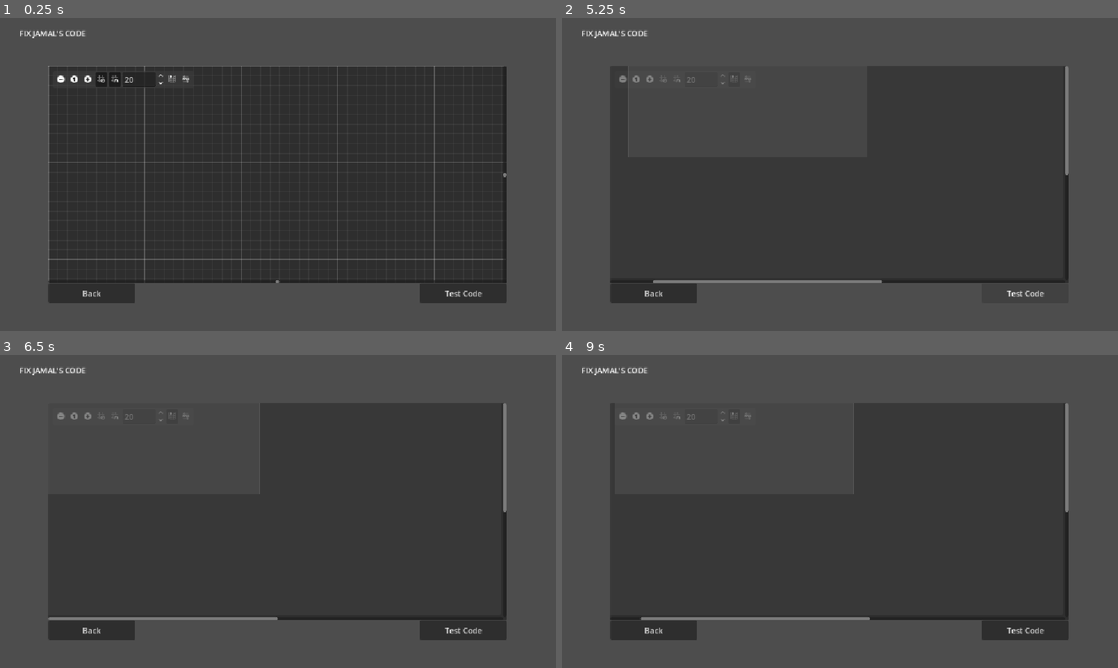
Above: before the commit, frames 1-4 (two rows, left to right).
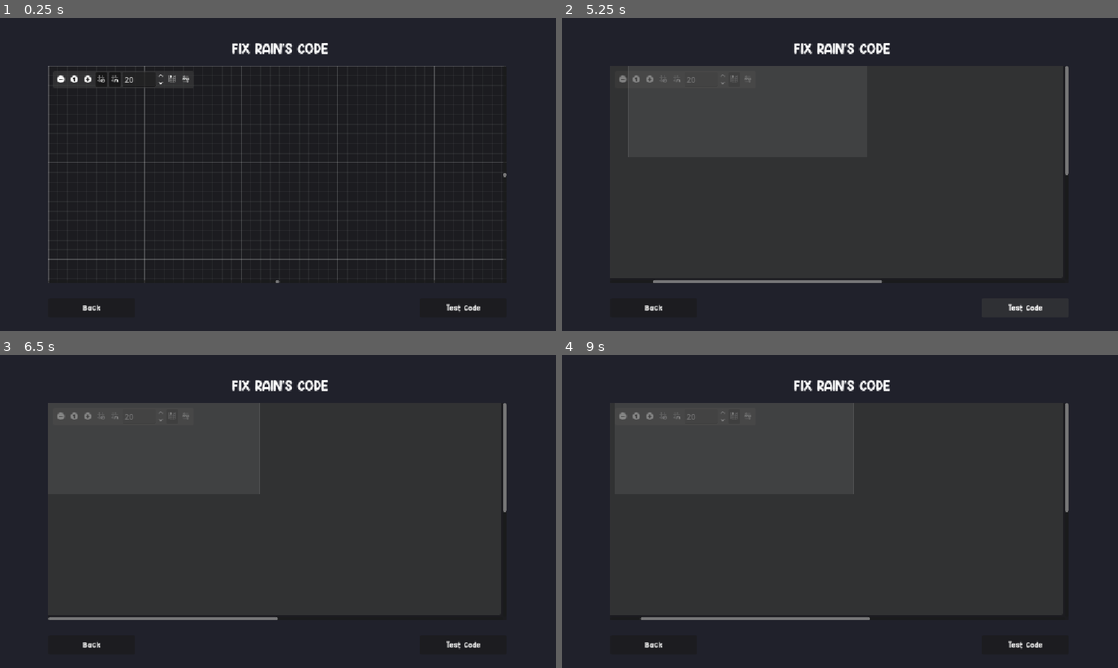
Above: after the commit, the same moments.

Repository: aadhyap/soloDev
Game: Godot game, scene res://minigames/programming_minigame.tscn
Same seed, same stepped clock (60 frames per second), same inputs: the game is played once before the commit and once after it. This scene is started directly instead of the project's main scene. Sound files missing from this copy of the repository are replaced by a short silence.
Inputs (mouse positions are in pixels of both pictures, inside the frame that each line leads up to):
- Up to frame 1 (0.25 s): no input
- Up to frame 2 (5.25 s): click (623, 80) at 0.5 s; click (650, 80) at 1.25 s; click (662, 80) at 2 s; click (678, 80) at 2.75 s; click (734, 80) at 3.5 s; click (745, 80) at 4.25 s; click "Test Code" at 5 s
- Up to frame 3 (6.5 s): click (61, 417) at 5.75 s
- Up to frame 4 (9 s): click (650, 417) at 6.5 s; click (662, 417) at 7.25 s; click (678, 417) at 8 s; click (734, 417) at 8.75 s

The runs differ from the first frame. In frame 1, 41% of the frame differs, in the area x 0-100%, y 0-100%; in frame 2, 42%; in frame 3, 41%; in frame 4, 41%.
Error in both runs: Invalid access to property or key 'nodes' on a base object of type 'Nil'. (res://minigames/programming_mini_game/programming_minigame.gd:160)

Commit message:
programming ui

Diff:
--- a/gameTasks/writing1.tres
+++ b/gameTasks/writing1.tres
@@ -5,7 +5,9 @@
 
 [sub_resource type="Resource" id="Resource_w3124"]
 script = ExtResource("2_sevok")
-prompt = "The kangaroo"
+prompt = "poo goop
+
+"
 metadata/_custom_type_script = "uid://c2lhjfp50v5kx"
 
 [resource]
--- a/minigames/programming_minigame.tscn
+++ b/minigames/programming_minigame.tscn
@@ -1,6 +1,7 @@
 [gd_scene format=3 uid="uid://bvutdfc48wxai"]
 
 [ext_resource type="Script" uid="uid://cq4fvb3ii65ub" path="res://minigames/programming_mini_game/programming_minigame.gd" id="1_edgdy"]
+[ext_resource type="FontFile" uid="uid://dhdehw4c3i2ux" path="res://fonts/hey_comic/Hey Comic.otf" id="2_fptci"]
 
 [node name="ProgrammingMinigame" type="Control" unique_id=839861054]
 layout_mode = 3
@@ -9,13 +10,24 @@
 offset_bottom = 40.0
 script = ExtResource("1_edgdy")
 
+[node name="ColorRect" type="ColorRect" parent="." unique_id=1657041066]
+layout_mode = 0
+offset_right = 40.0
+offset_bottom = 40.0
+scale = Vector2(30.016327, 18.98487)
+color = Color(0.1254902, 0.12941177, 0.16862746, 1)
+
 [node name="TitleLabel" type="Label" parent="." unique_id=1597062022]
 layout_mode = 0
-offset_left = 40.0
-offset_top = 20.0
-offset_right = 178.0
-offset_bottom = 43.0
-text = "FIX JAMAL'S CODE"
+offset_left = 280.0
+offset_top = 45.0
+offset_right = 880.0
+offset_bottom = 68.0
+scale = Vector2(1, 1.0015785)
+theme_override_fonts/font = ExtResource("2_fptci")
+theme_override_font_sizes/font_size = 28
+text = "FIX RAIN'S CODE"
+horizontal_alignment = 1
 
 [node name="GraphEdit" type="GraphEdit" parent="." unique_id=1323770197]
 layout_mode = 0
@@ -29,17 +41,19 @@
 [node name="TestButton" type="Button" parent="." unique_id=1069688972]
 layout_mode = 0
 offset_left = 870.0
-offset_top = 550.0
+offset_top = 580.0
 offset_right = 1050.0
-offset_bottom = 590.0
+offset_bottom = 620.0
+theme_override_fonts/font = ExtResource("2_fptci")
 text = "Test Code"
 
 [node name="Back" type="Button" parent="." unique_id=1239942410]
 layout_mode = 0
 offset_left = 100.0
-offset_top = 550.0
+offset_top = 580.0
 offset_right = 280.0
-offset_bottom = 590.0
+offset_bottom = 620.0
+theme_override_fonts/font = ExtResource("2_fptci")
 text = "Back
 "
 
--- a/minigames/writing/writing_minigame.gd
+++ b/minigames/writing/writing_minigame.gd
@@ -1,7 +1,7 @@
 extends Control
 
-@onready var story_label = $VBoxContainer/StoryLabel
-@onready var progress_bar = $VBoxContainer/ProgressBar
+@onready var story_label = $DocumentPanel/MarginContainer/VBoxContainer/WritingRow/StoryLabel
+@onready var progress_bar = $ProgressBar
 
 var target_text := "The city was quiet until the lights went out."
 var typed_count := 0
--- a/minigames/writing_minigame.tscn
+++ b/minigames/writing_minigame.tscn
@@ -2,39 +2,126 @@
 
 [ext_resource type="Script" uid="uid://d1k2j1vqlsy2o" path="res://minigames/writing/writing_minigame.gd" id="1_sbvjl"]
 [ext_resource type="PackedScene" uid="uid://1m66htvxa4i0" path="res://dashboardUI/DialogueSystem/dialogue_box.tscn" id="2_pkvbn"]
+[ext_resource type="Texture2D" uid="uid://cqdy137alanut" path="res://assets/pics/THE.png" id="2_psjuc"]
+[ext_resource type="FontFile" uid="uid://dhdehw4c3i2ux" path="res://fonts/hey_comic/Hey Comic.otf" id="3_iwpsi"]
+
+[sub_resource type="StyleBoxFlat" id="StyleBoxFlat_pkvbn"]
+bg_color = Color(1, 1, 1, 1)
+shadow_color = Color(0.003921569, 0.03529412, 0.11764706, 0.3137255)
+shadow_size = 8
+shadow_offset = Vector2(0, 4)
+
+[sub_resource type="StyleBoxFlat" id="StyleBoxFlat_psjuc"]
+bg_color = Color(0.16470589, 0.1254902, 0.21960784, 1)
+border_width_left = 2
+border_width_top = 2
+border_width_right = 2
+border_width_bottom = 2
+border_color = Color(0.31373706, 0.12220264, 0.5075603, 1)
+corner_detail = 6
 
 [node name="Control" type="Control" unique_id=538729271]
 layout_mode = 3
-anchors_preset = 0
-offset_right = 40.0
-offset_bottom = 40.0
+anchors_preset = 15
+anchor_right = 1.0
+anchor_bottom = 1.0
+grow_horizontal = 2
+grow_vertical = 2
 script = ExtResource("1_sbvjl")
 
-[node name="VBoxContainer" type="VBoxContainer" parent="." unique_id=1234967019]
+[node name="Background" type="ColorRect" parent="." unique_id=388675063]
+layout_mode = 1
+anchors_preset = 15
+anchor_right = 1.0
+anchor_bottom = 1.0
+offset_right = -2.0
+offset_bottom = 72.0
+grow_horizontal = 2
+grow_vertical = 2
+color = Color(0.14117648, 0.13725491, 0.16862746, 1)
+
+[node name="DocumentPanel" type="PanelContainer" parent="." unique_id=850618836]
+custom_minimum_size = Vector2(650, 0)
+layout_mode = 0
+offset_left = 251.0
+offset_top = 70.0
+offset_right = 921.0
+offset_bottom = 770.0
+theme_override_styles/panel = SubResource("StyleBoxFlat_pkvbn")
+
+[node name="MarginContainer" type="MarginContainer" parent="DocumentPanel" unique_id=485350125]
+layout_mode = 2
+theme_override_constants/margin_left = 35
+theme_override_constants/margin_top = 25
+theme_override_constants/margin_right = 35
+theme_override_constants/margin_bottom = 30
+
+[node name="VBoxContainer" type="VBoxContainer" parent="DocumentPanel/MarginContainer" unique_id=1234967019]
 custom_minimum_size = Vector2(600, 300)
-layout_mode = 0
-offset_left = 300.0
-offset_top = 180.0
-offset_right = 633.0
-offset_bottom = 323.0
+layout_mode = 2
+theme_override_constants/separation = 25
 
-[node name="TitleLabel" type="Label" parent="VBoxContainer" unique_id=1638196896]
+[node name="TitleLabel" type="Label" parent="DocumentPanel/MarginContainer/VBoxContainer" unique_id=1638196896]
 layout_mode = 2
-text = "FIX RISA'S WRITING"
+theme_override_colors/font_color = Color(0.029506557, 0.029506557, 0.029506557, 1)
+theme_override_fonts/font = ExtResource("3_iwpsi")
+theme_override_font_sizes/font_size = 22
+text = "RIZZA'S STORY DRAFT"
+horizontal_alignment = 1
 
-[node name="StoryLabel" type="RichTextLabel" parent="VBoxContainer" unique_id=1493988535]
-custom_minimum_size = Vector2(600, 100)
-layout_mode = 2
-bbcode_enabled = true
-fit_content = true
-
-[node name="ProgressBar" type="ProgressBar" parent="VBoxContainer" unique_id=138210798]
+[node name="WritingRow" type="Control" parent="DocumentPanel/MarginContainer/VBoxContainer" unique_id=943066191]
+custom_minimum_size = Vector2(0, 400)
 layout_mode = 2
 
-[node name="BackButton" type="Button" parent="VBoxContainer" unique_id=997817271]
-layout_mode = 2
+[node name="StarterImage" type="TextureRect" parent="DocumentPanel/MarginContainer/VBoxContainer/WritingRow" unique_id=1404450528]
+custom_minimum_size = Vector2(150, 80)
+layout_mode = 0
+offset_right = 150.0
+offset_bottom = 100.0
+size_flags_horizontal = 0
+texture = ExtResource("2_psjuc")
+expand_mode = 1
+stretch_mode = 5
+
+[node name="StoryLabel" type="RichTextLabel" parent="DocumentPanel/MarginContainer/VBoxContainer/WritingRow" unique_id=1493988535]
+custom_minimum_size = Vector2(300, 40)
+layout_mode = 0
+offset_left = 120.0
+offset_top = 35.0
+offset_right = 620.0
+offset_bottom = 535.0
+size_flags_horizontal = 3
+size_flags_vertical = 0
+theme_override_font_sizes/normal_font_size = 18
+bbcode_enabled = true
+
+[node name="BackButton" type="Button" parent="." unique_id=997817271]
+custom_minimum_size = Vector2(100, 0)
+layout_mode = 0
+offset_left = 70.0
+offset_top = 600.0
+offset_right = 170.0
+offset_bottom = 650.0
+theme_override_fonts/font = ExtResource("3_iwpsi")
+theme_override_styles/normal = SubResource("StyleBoxFlat_psjuc")
 text = "Back"
+
+[node name="ProgressBar" type="ProgressBar" parent="." unique_id=138210798]
+custom_minimum_size = Vector2(150, 35)
+layout_mode = 0
+offset_left = 500.0
+offset_top = 600.0
+offset_right = 650.0
+offset_bottom = 635.0
+
+[node name="BottomBar" type="HBoxContainer" parent="." unique_id=1973350121]
+custom_minimum_size = Vector2(650, 50)
+layout_mode = 0
+offset_left = 251.0
+offset_top = 600.0
+offset_right = 901.0
+offset_bottom = 650.0
 
 [node name="DialogueUI" parent="." unique_id=38181865 instance=ExtResource("2_pkvbn")]
 
-[connection signal="pressed" from="VBoxContainer/BackButton" to="." method="_on_back_button_pressed"]
+[connection signal="pressed" from="BackButton" to="." method="_on_back_button_pressed"]
Binary file added: assets/pics/THE.png
Not shown, added: assets/pics/THE.png.import
